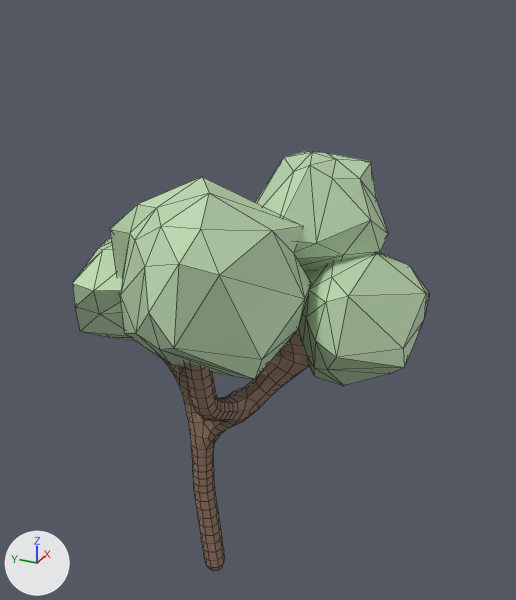
What one commit did to the Blender file Models/Tree.blend.
Camera for both pictures: a camera (50 mm lens) standing at (-14.07, -7.68, 15.75) and looking at (0.81, -0.98, 8.31). Arrows for +X, +Y and +Z are at lower left; the lights stay in place. Mesh edges are drawn as thin lines.

Objects in the first picture: 'Branches', 'Leaves'.
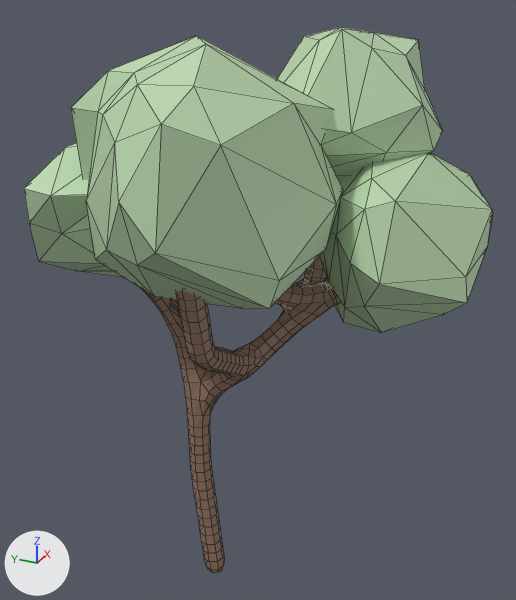
Where the newer file only moved an object's origin or applied its transform, the numbers keep the older frame.

Pixel boxes (x1, y1, x2, y2) of what changed, in the pictures (516 x 600 px):
'Leaves', mesh rescaled (32% wider, 30% taller)
    before: (73, 151, 429, 386)
    after: (24, 27, 493, 333)
'Branches', turned
    before: (164, 331, 311, 571)
    after: (142, 256, 339, 573)

Patch to the scene script:
```diff
--- a/Models/Tree.blend.py
+++ b/Models/Tree.blend.py
@@ me_icosphere @@
 me_icosphere.from_pydata(...)  # 168 vertices, 320 faces; spans x -2.96..3.15, y -3.88..2.86, z 4.89..9.38
 # used by ob_leaves; location = (0.0, 0.0, 0.0); scale = (1.25, 1.25, 1.25)
+# me_icosphere part 1: the whole mesh is scaled about the mesh origin by 1.25
 me_icosphere.materials.append(mat_leaves)
@@ me_icosphere_001 @@
 me_icosphere_001.from_pydata(...)  # 13 vertices, 0 faces, 12 loose edges; spans x -1.75..1.5, y -2.5..1.12, z -0.25..7.75
 # used by ob_branches; location = (0.0, 0.0, 0.0); scale = (1.25, 1.25, 1.25)
+# me_icosphere_001 part 2: the whole mesh is turned -90 degrees about the x axis through the mesh origin and scaled by 1.25
 me_icosphere_001.materials.append(mat_wood)
@@ ob_branches @@
 ob_branches.location = (0.0, 0.0, 0.0)
+ob_branches.rotation_euler = (1.571, 0.0, 0.0)  # degrees (90, 0, 0)
 ob_branches.scale = (1.25, 1.25, 1.25)
```
